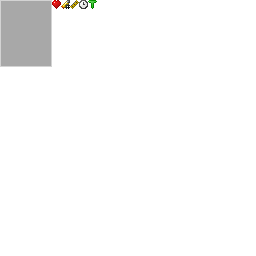
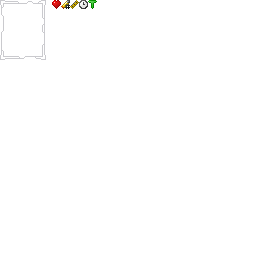
Layers edited between the first and the second (256, 256) image:
"turret_bg": opacity 100% → 25%, painted on it over [0, 0, 52, 67]
